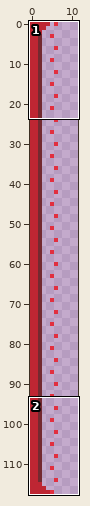
Two states of a pixel-art file, src/img/Portal.ase. Above: a wide view before the commit, with the close-up outlined.
Close-up. Earlier state:
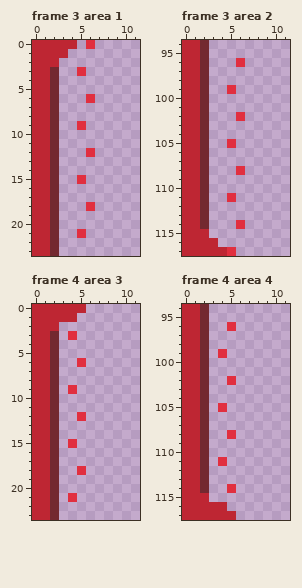
12x118 pixels, 4 frames. Shown: frame 3 area 1: x 0..11, y 0..23; frame 3 area 2: x 0..11, y 94..117; frame 4 area 3: x 0..11, y 0..23; frame 4 area 4: x 0..11, y 94..117. The commit also changed other frames or places, which this record leaves out.
After:
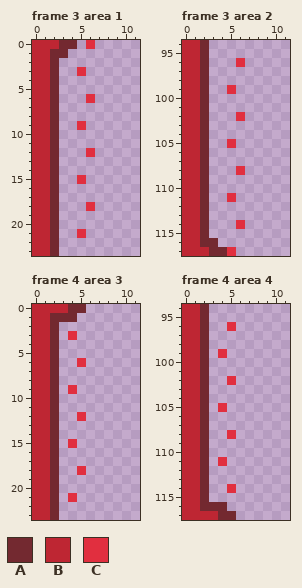
Palette (. is transparent): A #732930  B #be2633  C #e12f3f
Changes in this commit:
--- frame 3 area 1, layer "Layer 2"
@@ x 0..6 @@
- 0 BBBBB.C
- 1 BBBB...
- 2 BBB....
+ 0 BBBAA.C
+ 1 BBAA...
+ 2 BBA....
  3 BBA..C.
--- frame 3 area 2, layer "Layer 2"
@@ x 0..6 @@
 114 BBA...C
-115 BBB....
-116 BBBB...
-117 BBBBBC.
+115 BBA....
+116 BBAA...
+117 BBBAAC.
--- frame 4 area 3, layer "Layer 2"
@@ x 0..7 @@
- 0 BBBBBB..
- 1 BBBBB...
- 2 BBB.....
+ 0 BBBBAA..
+ 1 BBAAA...
+ 2 BBA.....
  3 BBA.C...
--- frame 4 area 4, layer "Layer 2"
@@ x 0..7 @@
 114 BBA..C..
-115 BBB.....
-116 BBBBB...
-117 BBBBBB..
+115 BBA.....
+116 BBAAA...
+117 BBBBAA..
Boxes around the changes in both close-ups, in picture pixels (x1, y1, x2, y2):
changed: (50, 40, 77, 67)
changed: (200, 229, 227, 256)
changed: (50, 304, 86, 331)
changed: (200, 493, 236, 520)
